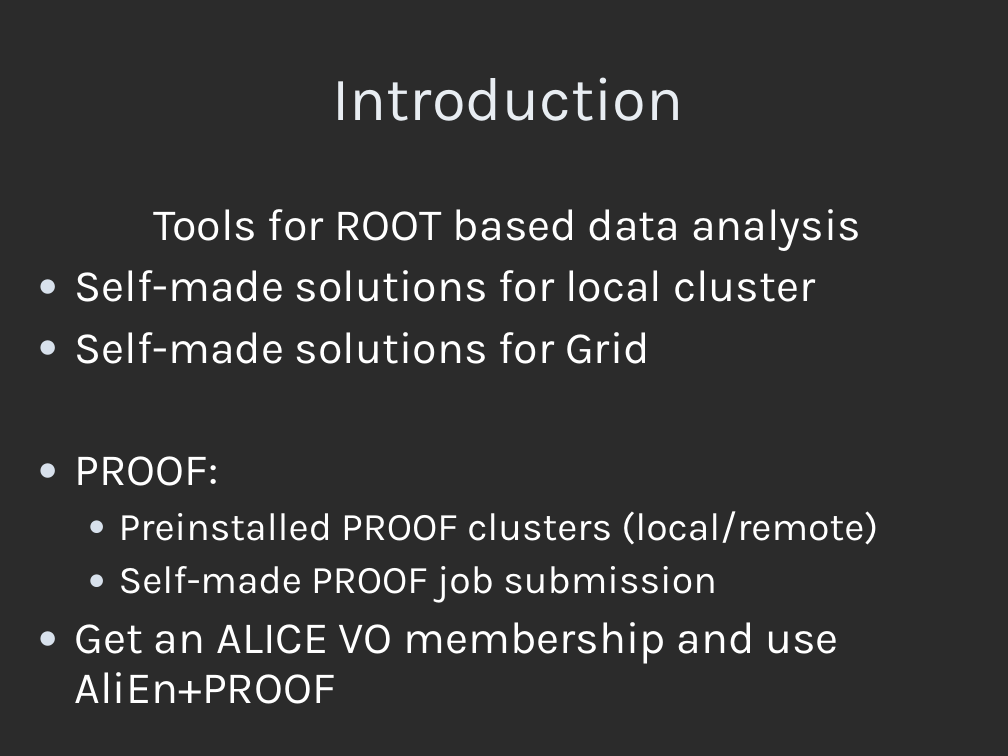
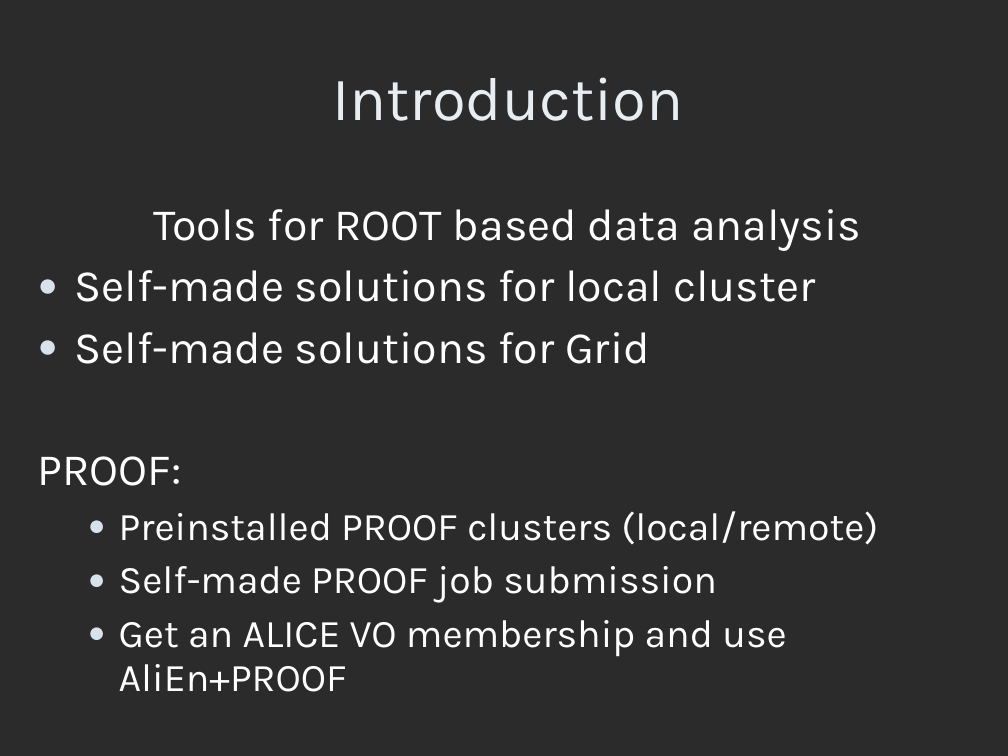
Before and after one commit to AnarManafov/PoDDocumentation, a slide deck: slide 3 of HEPCG-Workshops/2007-Jun/HEPCG-Workshops-2007-Jun(GSI).ppt. Drawn at 1008x756 pixels with LibreOffice and Linux fonts; fonts in the diff are those of the drawing; background and template pictures are left out; a plain dark background stands for a picture behind light text. Boxes give left, top, right and bottom in pixels: in the first picture for what was removed or moved away, otherwise in the second. Text is boxed around its words. In the diff, an @@ line names an element or a change of style, - is before the commit and + after.

```diff
--- a/HEPCG-Workshops/2007-Jun/HEPCG-Workshops-2007-Jun(GSI).ppt
+++ b/HEPCG-Workshops/2007-Jun/HEPCG-Workshops-2007-Jun(GSI).ppt
@@ text at (38,456,786,692): size 32 to 28 pt in "Get an ALICE VO membership and use ..."; bullet ● to none; list level 1 to 2 in "Get an ALICE VO membership ..." @@
```
Also in this commit, not shown: 3 other slides changed, 1 slide added.
